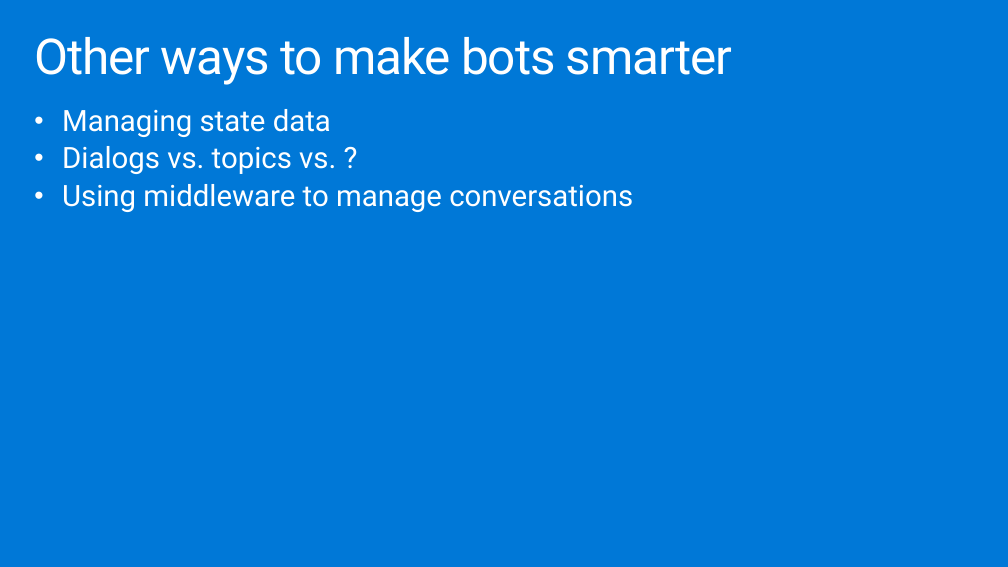
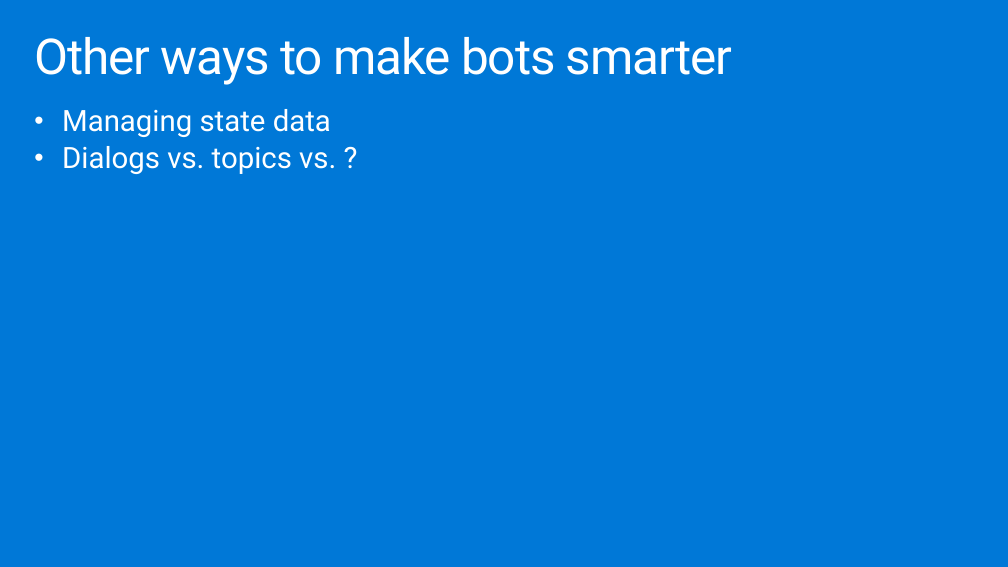
Before and after one commit to joeax/LearnAI-DesigningandArchitectingIntelligentAgents, a slide deck: slide 22 of 05-cognitive_services/resources/slides/IntelligentAgent_05_CognitiveServices_Instructor.pptx (slide 20 before the commit). Drawn at 1008x567 pixels with LibreOffice and Linux fonts; fonts in the diff are those of the drawing; background and template pictures are left out. Boxes give left, top, right and bottom in pixels: in the first picture for what was removed or moved away, otherwise in the second. Text is boxed around its words. In the diff, an @@ line names an element or a change of style, - is before the commit and + after.

```diff
--- a/05-cognitive_services/resources/slides/IntelligentAgent_05_CognitiveServices_Instructor.pptx
+++ b/05-cognitive_services/resources/slides/IntelligentAgent_05_CognitiveServices_Instructor.pptx
@@ text at bbox=[62, 184, 633, 212]: paragraph removed @@
-• Using middleware to manage conversations
```
Also in this commit, not shown: 7 other slides changed, 3 slides added, 1 slide removed, 4 other files.
